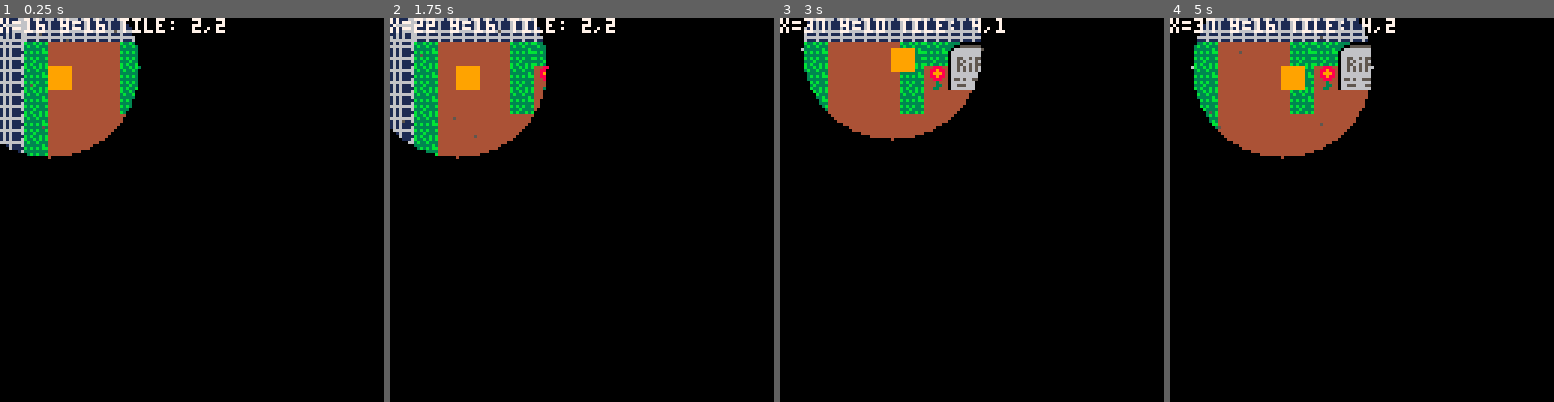
Above: before the commit, frames 1-4 (left to right).
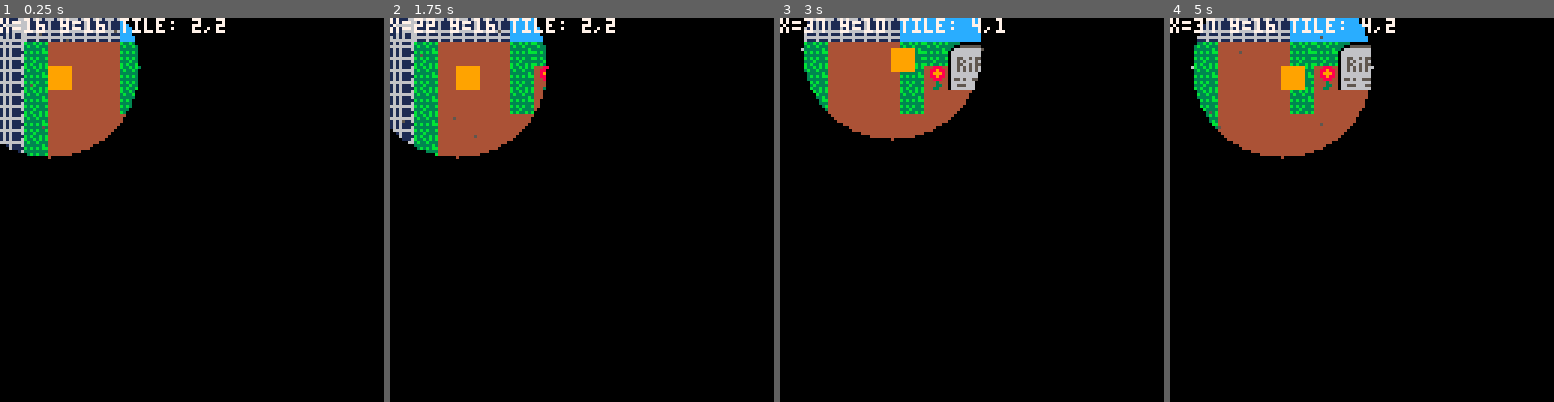
Above: after the commit, the same moments.

Repository: CarlaTabet/BitsAndBytes
Game: PICO-8 cartridge game.p8
The game is run twice, just before and just after one commit, with the same random seed, the same clock (stepped at 60 frames per second) and the same inputs.
Inputs:
- Up to frame 1 (0.25 s): no input
- Up to frame 2 (1.75 s): hold Right from 1.6 s (still down)
- Up to frame 3 (3 s): release Right at 2.1 s; hold Up 2.15-2.42 s; hold Right from 2.47 s (still down)
- Up to frame 4 (5 s): release Right at 3.03 s; hold Left 3.08-3.58 s; hold Down 3.63-3.97 s; hold Right 4.02-4.68 s; hold Up from 4.73 s (still down)

The runs differ from the first frame. In frame 1, 0.1% of the frame differs, in the area x 31-36%, y 0-7%; in frame 2, 0.3%; in frame 3, 1.0%, in the area x 31-53%, y 0-7%; in frame 4, 1.0%.

Commit message:
added border to room to check and took away mist/darkness in new room

Diff:
--- a/game.p8
+++ b/game.p8
@@ -51,8 +51,10 @@
     --map(room.x, room.y, 0, 0, room.w, room.h)
     map(0,0,0,0,128,64)
     spr(player.sp, player.x, player.y)
-    draw_mist()
-    draw_darkness()
+    if current_room == "graveyard" then
+        draw_mist()
+        draw_darkness()
+    end
 
     print("x="..player.x.." y="..player.y.." tile: "..flr(player.x/8)..","..flr(player.y/8), 0, 0, 7)
 
@@ -250,7 +252,7 @@
 
 
 __map__
-0803030303030303030303030303030303030303030303030303030c0c0c0c0c0c0303060000000000000e0e0e0e0e0e0e0e0e0e0e0e0e0e0e0e0e00000000000000000d0d0d0d0d0d0d0d0d0d0d0d0d0d0d0d0d0d0d0d0d0d0d0d0d0d0d0d0d0d0d0d0d0d0d0d0d0d0d0d0d0d0d0d0d0d0d0d0d0d0d0d0d0d0d0d0d0d0d0d0d
+08030303031c1c1c1c1c1c030303030303030303030303030303030c0c0c0c0c0c0303060000000000000e0e0e0e0e0e0e0e0e0e0e0e0e0e0e0e0e00000000000000000d0d0d0d0d0d0d0d0d0d0d0d0d0d0d0d0d0d0d0d0d0d0d0d0d0d0d0d0d0d0d0d0d0d0d0d0d0d0d0d0d0d0d0d0d0d0d0d0d0d0d0d0d0d0d0d0d0d0d0d0d
 0412101010121220211212020102020202021302020202021212202112120213020202040000000000000e0e0e0e0e0e0e0e0e0e0e0e0e0e0e0e0e00000000000000000d0d0d0d0d0d0d0d0d0d0d0d0d0d0d0d0d0d0d0d0d0d0d0d0d0d0d0d0d0d0d0d0d0d0d0d0d0d0d0d0d0d0d0d0d0d0d0d0d0d0d0d0d0d0d0d0d0d0d0d0d
 0412101010121330311312020202130202010202020202011213303113120202020202040000000000000e0e0e0e0e0e0e0e0e0e0e0e0e0e0e0e0e00000000000000000d0d0d0d0d0d0d0d0d0d0d0d0d0d0d0d0d0d0d0d0d0d0d0d0d0d0d0d0d0d0d0d0d0d0d0d0d0d0d0d0d0d0d0d0d0d0d0d0d0d0d0d0d0d0d0d0d0d0d0d0d
 0412101010121010101012121212121212121212121212121210101010121212120201040000000000000e0e0e0e0e0e0e0e0e0e0e0e0e0e0e0e0e00000000000000000d0d0d0d0d0d0d0d0d0d0d0d0d0d0d0d0d0d0d0d0d0d0d0d0d0d0d0d0d0d0d0d0d0d0d0d0d0d0d0d0d0d0d0d0d0d0d0d0d0d0d0d0d0d0d0d0d0d0d0d0d
Not shown, changed: 25 lines of the sprite sheet (__gfx__) section of game.p8
